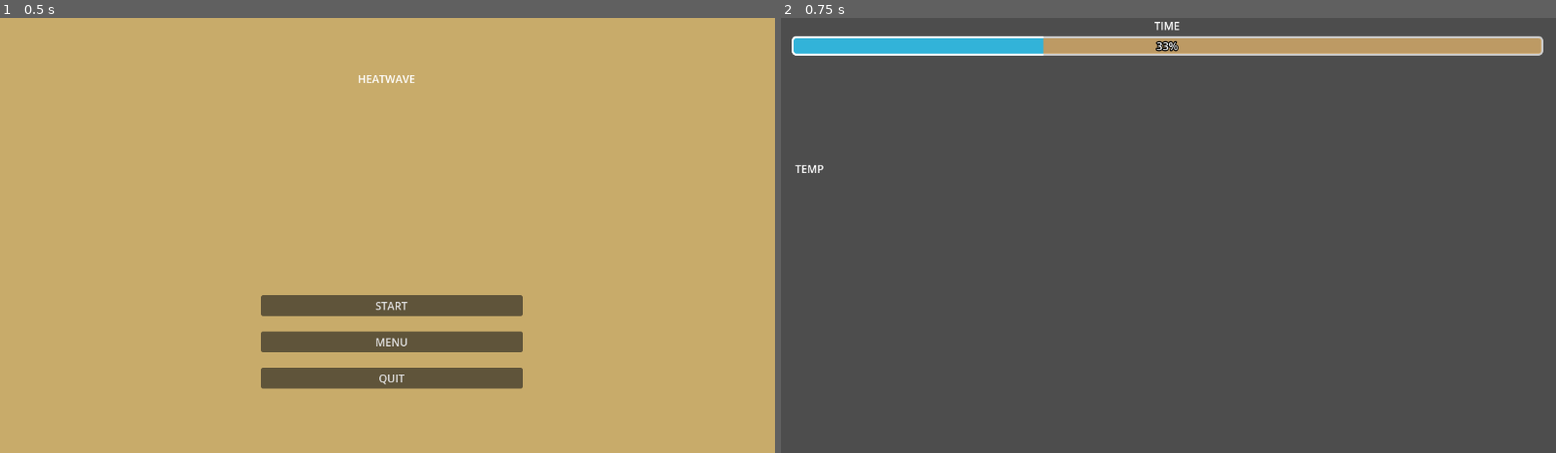
Above: before the commit, frames 1-2 (left to right).
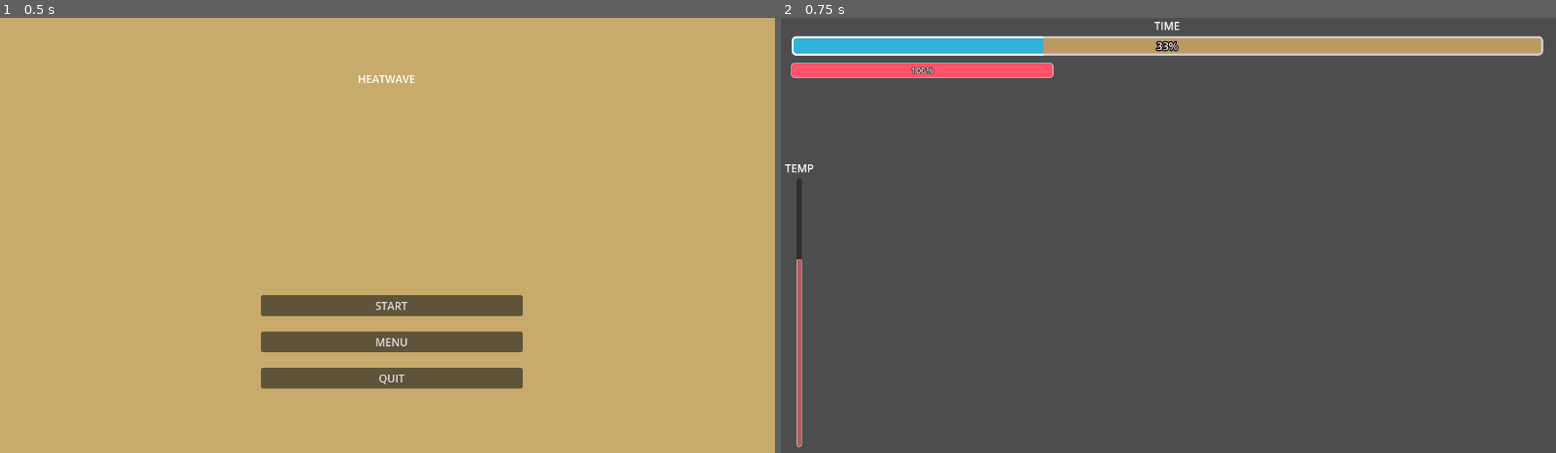
Above: after the commit, the same moments.

Repository: liamebre/heatwave
Game: Godot game, scene res://game.tscn
Two runs of this game, one before a commit and one after it. Both use one fixed random seed, a clock stepped at 60 frames per second and the inputs below.
Inputs:
- Up to frame 1 (0.5 s): no input
- Up to frame 2 (0.75 s): click "START" at 0.5 s

Frame 1 is identical in both runs. In frame 2, 1.7% of the frame differs, in the area x 0-36%, y 10-99%.

Commit message:
update
working on a basic UI for the game

Diff:
--- a/ui.tscn
+++ b/ui.tscn
@@ -27,6 +27,37 @@
 ProgressBar/styles/background = SubResource("StyleBoxFlat_xb563")
 ProgressBar/styles/fill = SubResource("StyleBoxFlat_fyqef")
 
+[sub_resource type="PlaceholderTexture2D" id="PlaceholderTexture2D_xb563"]
+
+[sub_resource type="StyleBoxFlat" id="StyleBoxFlat_m6e0p"]
+bg_color = Color(0.7176471, 0.34117648, 0.3647059, 1)
+border_width_left = 1
+border_width_top = 1
+border_width_right = 1
+border_width_bottom = 1
+corner_radius_bottom_right = 3
+corner_radius_bottom_left = 3
+
+[sub_resource type="Theme" id="Theme_27fn8"]
+VSlider/icons/grabber_disabled = SubResource("PlaceholderTexture2D_xb563")
+VSlider/styles/grabber_area = SubResource("StyleBoxFlat_m6e0p")
+
+[sub_resource type="StyleBoxFlat" id="StyleBoxFlat_27fn8"]
+bg_color = Color(1, 0.3239456, 0.40659487, 1)
+border_width_left = 1
+border_width_top = 1
+border_width_right = 1
+border_width_bottom = 1
+corner_radius_top_left = 4
+corner_radius_top_right = 4
+corner_radius_bottom_right = 4
+corner_radius_bottom_left = 4
+
+[sub_resource type="Theme" id="Theme_nltto"]
+ProgressBar/constants/outline_size = 3
+ProgressBar/font_sizes/font_size = 13
+ProgressBar/styles/fill = SubResource("StyleBoxFlat_27fn8")
+
 [node name="UI" type="Control"]
 layout_mode = 3
 anchors_preset = 15
@@ -38,11 +69,10 @@
 [node name="daytimer" type="VBoxContainer" parent="."]
 layout_mode = 1
 anchors_preset = -1
-anchor_left = 0.014
-anchor_right = 0.984
+anchor_right = 1.0
 anchor_bottom = 0.079
-offset_left = -0.12800026
-offset_right = -0.56799316
+offset_left = 16.0
+offset_right = -19.0
 offset_bottom = -0.19200134
 theme = SubResource("Theme_xb563")
 
@@ -59,13 +89,16 @@
 value = 4.0
 rounded = true
 
-[node name="HBoxContainer" type="HBoxContainer" parent="."]
-layout_mode = 0
-offset_top = 213.0
-offset_right = 85.0
-offset_bottom = 648.0
+[node name="thermometer" type="VBoxContainer" parent="."]
+layout_mode = 1
+anchors_preset = -1
+anchor_top = 1.0
+anchor_bottom = 1.0
+offset_top = -436.0
+offset_right = 55.0
+offset_bottom = -1.0
 
-[node name="RichTextLabel" type="RichTextLabel" parent="HBoxContainer"]
+[node name="RichTextLabel" type="RichTextLabel" parent="thermometer"]
 layout_mode = 2
 size_flags_horizontal = 3
 size_flags_vertical = 0
@@ -73,3 +106,39 @@
 "
 fit_content = true
 horizontal_alignment = 1
+
+[node name="VSlider" type="VSlider" parent="thermometer"]
+custom_minimum_size = Vector2(0, 400)
+layout_mode = 2
+size_flags_horizontal = 1
+size_flags_vertical = 4
+theme = SubResource("Theme_27fn8")
+min_value = -50.0
+max_value = 50.0
+value = 20.0
+rounded = true
+allow_greater = true
+allow_lesser = true
+editable = false
+ticks_on_borders = true
+ticks_position = 1
+
+[node name="health" type="VBoxContainer" parent="."]
+layout_mode = 1
+anchors_preset = -1
+anchor_right = 0.35200003
+anchor_bottom = 0.14400001
+offset_left = 15.0
+offset_top = 66.5
+offset_right = -0.5040283
+offset_bottom = 0.18799591
+grow_horizontal = 2
+grow_vertical = 2
+
+[node name="ProgressBar" type="ProgressBar" parent="health"]
+layout_mode = 2
+theme = SubResource("Theme_nltto")
+step = 1.0
+value = 100.0
+exp_edit = true
+rounded = true
Not shown: 1 places in ui.tscn that only renumber resources
